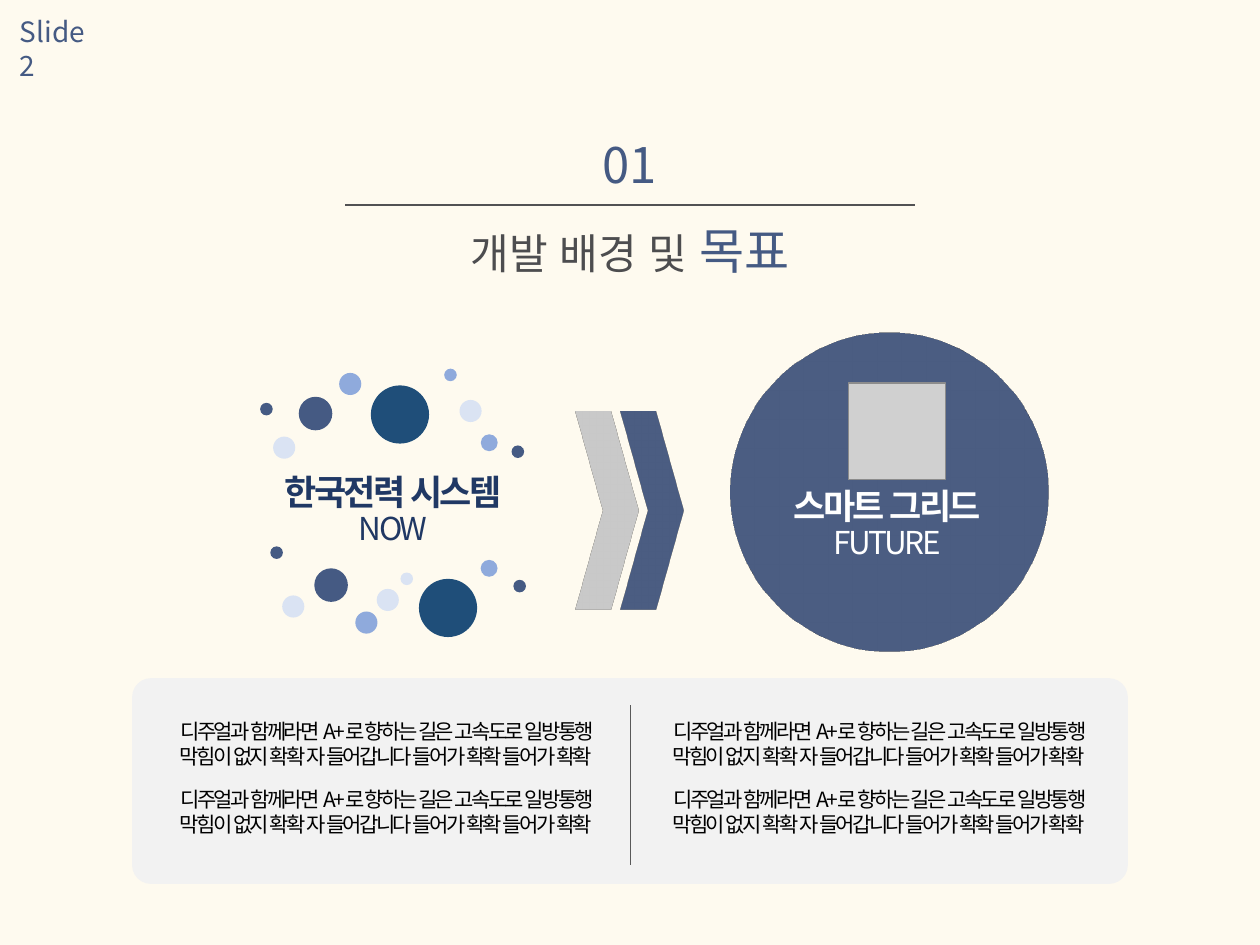
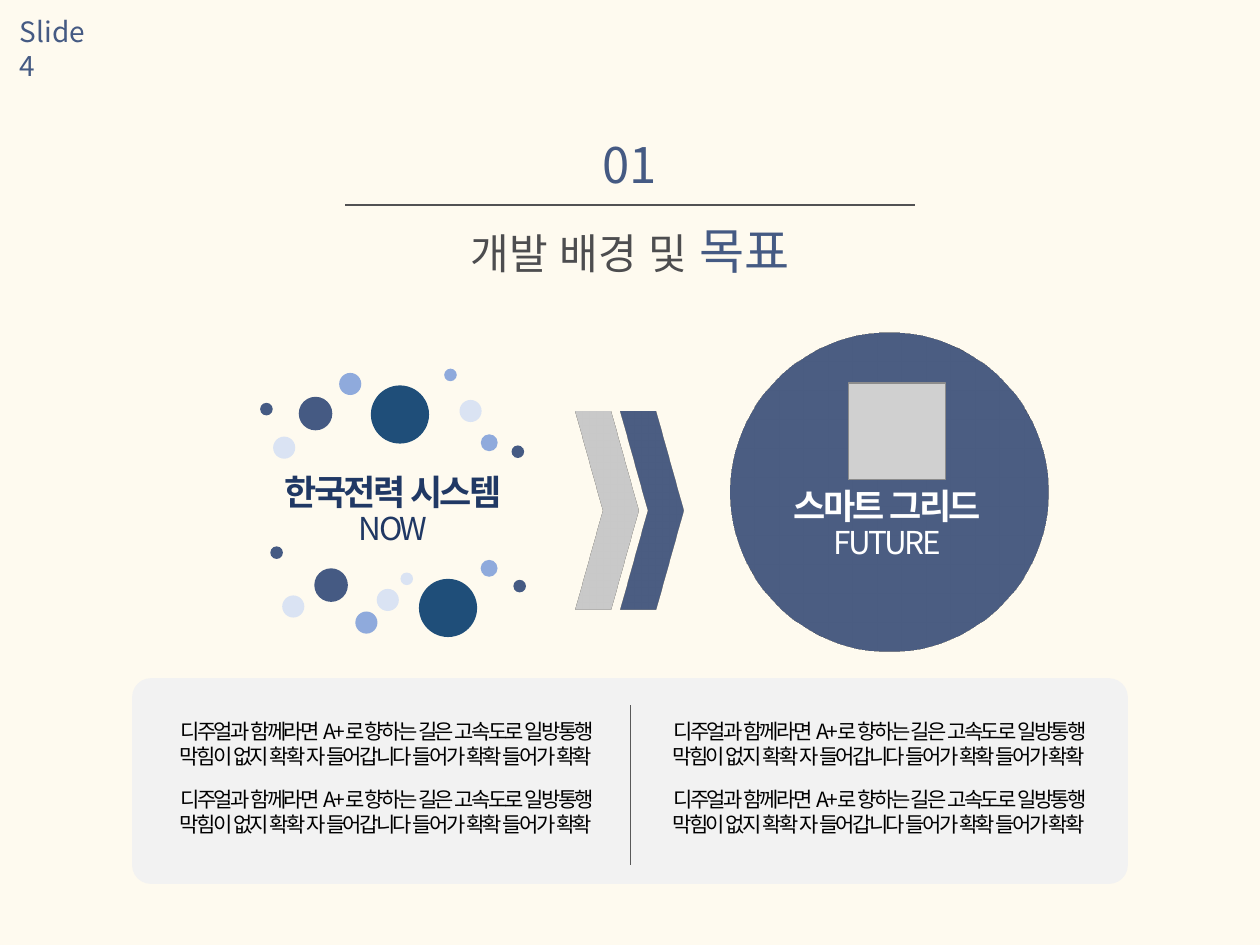
Before and after one commit to 97thCJY/CapstoneDesignDC, a slide deck: slide 5 of req_doc/DC 스마트그리드 홈 네트워크 제안서.pptx. Drawn at 1260x945 pixels with LibreOffice and Linux fonts; fonts in the diff are those of the drawing; grey boxes stand for pictures. Boxes give left, top, right and bottom in pixels: in the first picture for what was removed or moved away, otherwise in the second. Text is boxed around its words. In the diff, an @@ line names an element or a change of style, - is before the commit and + after.

```diff
--- a/req_doc/DC 스마트그리드 홈 네트워크 제안서.pptx
+++ b/req_doc/DC 스마트그리드 홈 네트워크 제안서.pptx
@@ text at (20,19,85,76): text changed @@
-Slide 2
+Slide 4
```
Also in this commit, not shown: 4 other slides changed, 4 slides added, 5 other files.
